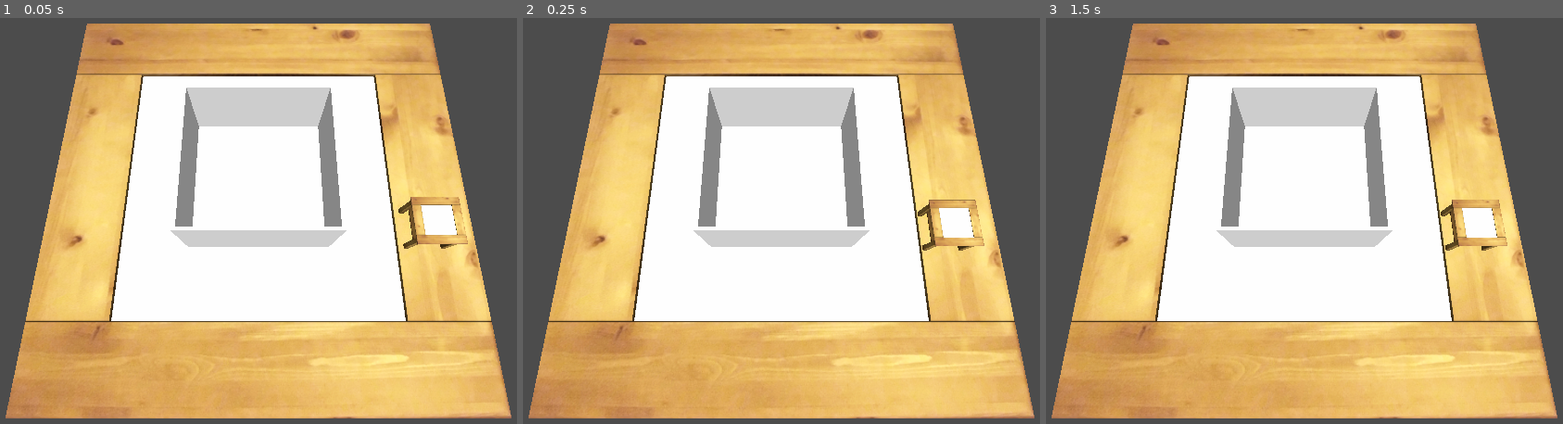
Above: before the commit, frames 1-3 (left to right).
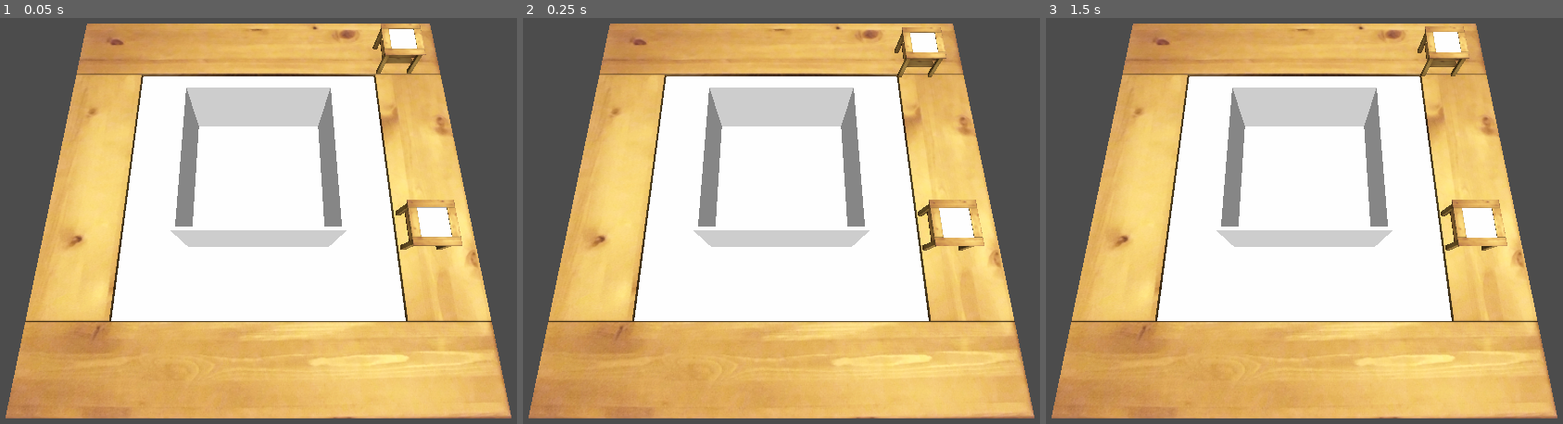
Above: after the commit, the same moments.

Repository: drkitt/packitt
Game: Godot game, scene res://SortingScreen.tscn
Two runs of this game, one before a commit and one after it. Both use one fixed random seed, a clock stepped at 60 frames per second and the inputs below.
Inputs (mouse positions are in pixels of both pictures, inside the frame that each line leads up to):
- Up to frame 1 (0.05 s): no input
- Up to frame 2 (0.25 s): no input
- Up to frame 3 (1.5 s): tap Enter at 0.5 s; move the mouse to (1469, 196) at 0.52 s; click (1469, 196) at 0.67 s; tap Space at 1.25 s; drag from (1154, 237) to (1268, 302) at 1.27 s

The runs differ from the first frame. In frame 1, 1.4% of the frame differs, in the area x 72-91%, y 1-58%; in frame 2, 0.8%; in frame 3, 0.7%.

Commit message:
set rotation when begin dragging

Diff:
--- a/CSSA Game Jam 2022/SortingScreen.tscn
+++ b/CSSA Game Jam 2022/SortingScreen.tscn
@@ -40,4 +40,7 @@
 transform = Transform( 1, 0, 0, 0, 1, 0, 0, 0, 1, 0, 2.22843, 0 )
 
 [node name="DraggableTable" parent="." instance=ExtResource( 4 )]
-transform = Transform( 1, 0, 0, 0, 1, 0, 0, 0, 1, 2.4156, 1.86359, 0.79412 )
+transform = Transform( 1, 0, 0, 0, 1, 0, 0, 0, 1, 2.4156, 1.75148, 0.79412 )
+
+[node name="DraggableTable2" parent="." instance=ExtResource( 4 )]
+transform = Transform( 1, 0, 0, 0, 1, 0, 0, 0, 1, 2.3875, 1.79698, -2.34519 )
--- a/CSSA Game Jam 2022/draggables/Table.tscn
+++ b/CSSA Game Jam 2022/draggables/Table.tscn
@@ -11,21 +11,22 @@
 [sub_resource type="SpatialMaterial" id=1]
 albedo_texture = ExtResource( 2 )
 
-[node name="Spatial" type="Spatial"]
+[node name="DraggableTable" type="Spatial"]
 script = ExtResource( 4 )
 
-[node name="KinematicBody" type="RigidBody" parent="."]
+[node name="RigidBody" type="RigidBody" parent="."]
 
-[node name="Draggable" type="Node" parent="KinematicBody"]
+[node name="Draggable" type="Node" parent="RigidBody"]
 script = ExtResource( 1 )
 
-[node name="CollisionShape" type="CollisionShape" parent="KinematicBody"]
+[node name="CollisionShape" type="CollisionShape" parent="RigidBody"]
 transform = Transform( 1, 0, 0, 0, 1.02184, 0, 0, 0, 1, 0, 0.236673, 0 )
 shape = SubResource( 2 )
 
-[node name="TableMesh" type="MeshInstance" parent="KinematicBody"]
+[node name="TableMesh" type="MeshInstance" parent="RigidBody"]
 mesh = ExtResource( 3 )
 material/0 = SubResource( 1 )
 material/1 = null
 
-[connection signal="drag_move" from="KinematicBody/Draggable" to="." method="_on_Draggable_drag_move"]
+[connection signal="drag_move" from="RigidBody/Draggable" to="." method="_on_Draggable_drag_move"]
+[connection signal="drag_start" from="RigidBody/Draggable" to="." method="_on_Draggable_drag_start"]
--- a/CSSA Game Jam 2022/draggables/drag_it.gd
+++ b/CSSA Game Jam 2022/draggables/drag_it.gd
@@ -3,3 +3,7 @@
 
 func _on_Draggable_drag_move(_node, cast):
 	set_translation(cast['position'])
+
+
+func _on_Draggable_drag_start(_node):
+	set_rotation(Vector3(0,0,0))
